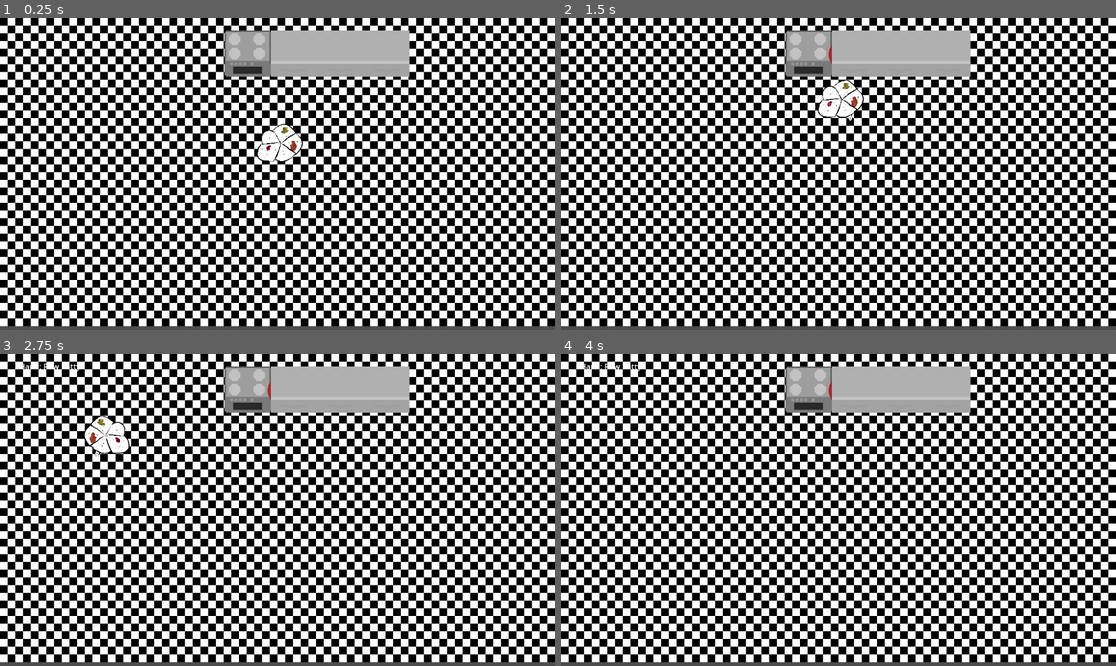
Above: before the commit, frames 1-4 (two rows, left to right).
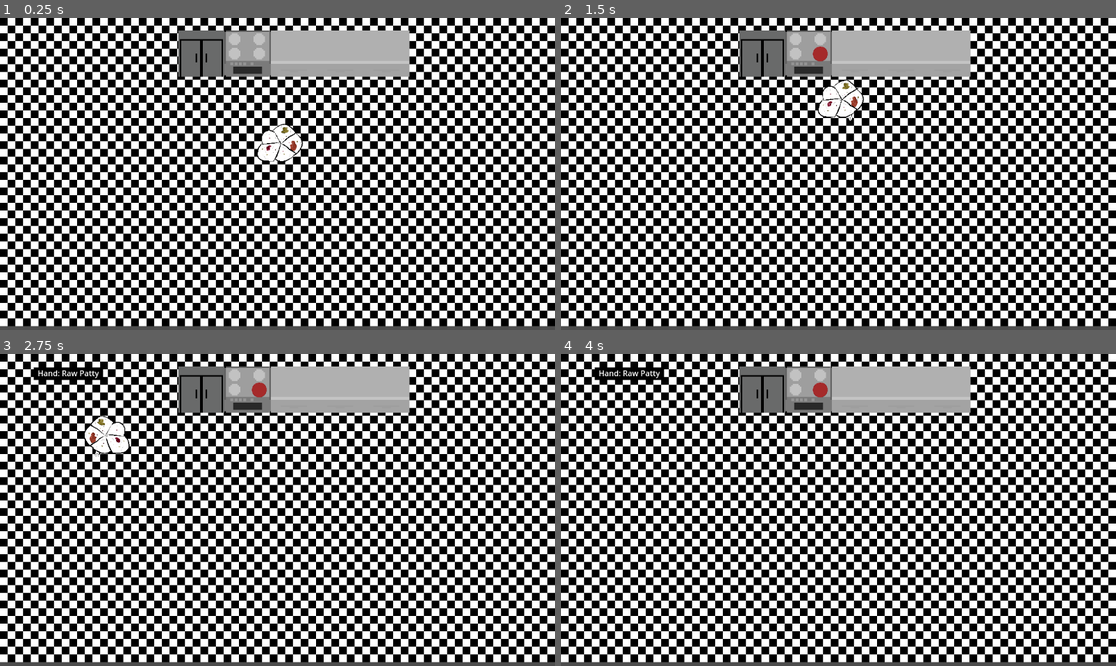
Above: after the commit, the same moments.

Repository: sunturtle1/The-Last-Bun
Game: Godot game, scene res://main.tscn
Same seed, same stepped clock (60 frames per second), same inputs: the game is played once before the commit and once after it.
Inputs:
- Up to frame 1 (0.25 s): no input
- Up to frame 2 (1.5 s): tap Enter at 0.5 s; hold W (up) from 0.53 s (still down); tap E (interact) at 0.6, 1.35 s; tap Space at 1.25 s
- Up to frame 3 (2.75 s): tap Enter at 2 s; release W (up) at 2.03 s; hold A (left) from 2.03 s (still down); tap F (take_patty) at 2.1 s; tap E (interact) at 2.3 s
- Up to frame 4 (4 s): tap E (interact) at 2.85, 3.6 s; tap Space at 3.5 s; release A (left) at 3.53 s; hold S (down) from 3.53 s (still down)

The runs differ from the first frame. In frame 1, 1.2% of the frame differs, in the area x 32-41%, y 4-19%; in frame 2, 1.3%; in frame 3, 1.7%, in the area x 4-49%, y 3-19%; in frame 4, 1.7%.

Commit message:
last commit of first day

Diff:
--- a/counter.gd
+++ b/counter.gd
@@ -1,6 +1,12 @@
 extends Node
-@export var current_item = null
-
+@onready var item_sprite = $Sprite2D
+@onready var interaction_area = $Area2D/CollisionShape2D
+@export var current_item = ""
+var is_player_in_range = false
+var item_textures = {
+	"Raw Patty": preload("res://images/nyershusi.png"),
+	"Cooked Patty": preload("res://images/husi.png"),
+}
 
 # Called when the node enters the scene tree for the first time.
 func _ready() -> void:
@@ -10,3 +16,17 @@
 # Called every frame. 'delta' is the elapsed time since the previous frame.
 func _process(delta: float) -> void:
 	pass
+
+
+func _on_area_2d_body_entered(body: Node2D) -> void:
+	if body.name == "player":
+		is_player_in_range = true
+
+
+func _on_area_2d_body_exited(body: Node2D) -> void:
+	if body.name == "player":
+		is_player_in_range = false
+
+func place_item(item_name):
+	if current_item == "":
+		current_item = item_name
--- a/main.tscn
+++ b/main.tscn
@@ -1,11 +1,13 @@
-[gd_scene load_steps=10 format=4 uid="uid://blonexlb3jhe6"]
+[gd_scene load_steps=13 format=4 uid="uid://blonexlb3jhe6"]
 
 [ext_resource type="PackedScene" uid="uid://cvm5028ryhlx8" path="res://player.tscn" id="1_h2yge"]
 [ext_resource type="PackedScene" uid="uid://daks8wduxvr6i" path="res://oven.tscn" id="2_1bvp3"]
 [ext_resource type="PackedScene" uid="uid://dxs4nssfgn7fk" path="res://patty.tscn" id="4_1bvp3"]
 [ext_resource type="Texture2D" uid="uid://dmgeiyqtf2hfn" path="res://images/husi.png" id="4_lquwl"]
 [ext_resource type="Texture2D" uid="uid://ci3dg3g70lje7" path="res://images/Sprite-0003.png" id="5_lquwl"]
+[ext_resource type="Script" uid="uid://bbmbf2xnlgetm" path="res://counter.gd" id="6_5vw27"]
 [ext_resource type="Texture2D" uid="uid://dxgmf2fe65aau" path="res://images/counter.png" id="6_7mycd"]
+[ext_resource type="Texture2D" uid="uid://dvxhmpraoiso1" path="res://images/hutofixed.png" id="7_272bh"]
 
 [sub_resource type="TileSetAtlasSource" id="TileSetAtlasSource_7mycd"]
 texture = ExtResource("5_lquwl")
@@ -80,6 +82,9 @@
 [sub_resource type="RectangleShape2D" id="RectangleShape2D_272bh"]
 size = Vector2(32, 32)
 
+[sub_resource type="RectangleShape2D" id="RectangleShape2D_kek77"]
+size = Vector2(30, 15.333336)
+
 [node name="main" type="Node2D"]
 
 [node name="player" parent="." instance=ExtResource("1_h2yge")]
@@ -96,13 +101,25 @@
 scale = Vector2(0.70353985, 0.7242991)
 texture = ExtResource("4_lquwl")
 
-[node name="CanvasLayer" type="CanvasLayer" parent="."]
+[node name="Control" type="Control" parent="."]
+layout_mode = 3
+anchors_preset = 0
+offset_left = 70.0
+offset_top = 28.0
+offset_right = 110.0
+offset_bottom = 68.0
 
-[node name="CurrentItemLabel" type="Label" parent="CanvasLayer"]
-offset_left = 40.0
-offset_top = 14.0
-offset_right = 80.0
-offset_bottom = 37.0
+[node name="CanvasLayer" type="CanvasLayer" parent="Control"]
+
+[node name="RichTextLabel" type="RichTextLabel" parent="Control/CanvasLayer"]
+offset_left = 70.0
+offset_top = 28.0
+offset_right = 110.0
+offset_bottom = 68.0
+bbcode_enabled = true
+fit_content = true
+scroll_active = false
+autowrap_mode = 0
 
 [node name="TileMapLayer" type="TileMapLayer" parent="."]
 z_index = -2
@@ -112,12 +129,29 @@
 [node name="Counter" type="StaticBody2D" parent="."]
 position = Vector2(610, 74)
 scale = Vector2(3, 3)
-metadata/_edit_group_ = true
+script = ExtResource("6_5vw27")
 
 [node name="Sprite2D" type="Sprite2D" parent="Counter"]
 texture = ExtResource("6_7mycd")
 
 [node name="CollisionShape2D" type="CollisionShape2D" parent="Counter"]
+shape = SubResource("RectangleShape2D_272bh")
+
+[node name="Area2D" type="Area2D" parent="Counter"]
+
+[node name="CollisionShape2D" type="CollisionShape2D" parent="Counter/Area2D"]
+position = Vector2(1, 20.333332)
+shape = SubResource("RectangleShape2D_kek77")
+
+[node name="Fridge" type="StaticBody2D" parent="."]
+position = Vector2(418.00003, 74)
+scale = Vector2(3, 3)
+metadata/_edit_group_ = true
+
+[node name="Sprite2D" type="Sprite2D" parent="Fridge"]
+texture = ExtResource("7_272bh")
+
+[node name="CollisionShape2D" type="CollisionShape2D" parent="Fridge"]
 shape = SubResource("RectangleShape2D_272bh")
 
 [node name="Counter2" type="StaticBody2D" parent="."]
@@ -141,3 +175,7 @@
 
 [node name="CollisionShape2D" type="CollisionShape2D" parent="Counter3"]
 shape = SubResource("RectangleShape2D_272bh")
+
+[connection signal="body_entered" from="Counter/Area2D" to="Counter" method="_on_area_2d_body_entered"]
+[connection signal="body_exited" from="Counter/Area2D" to="player" method="_on_area_2d_body_exited"]
+[connection signal="body_exited" from="Counter/Area2D" to="Counter" method="_on_area_2d_body_exited"]
--- a/oven.gd
+++ b/oven.gd
@@ -2,7 +2,7 @@
 
 @onready var timer = $Timer
 @onready var player = $".."/player
-
+@onready var spawn_point = $PattySpawnPoint
 var patty_scene = preload("res://patty.tscn")
 var current_patty: Node2D = null
 var is_patty_on_oven = false
@@ -22,7 +22,7 @@
 	if not is_patty_on_oven and is_player_near_oven:
 		current_patty = patty_scene.instantiate()
 		add_child(current_patty)
-		current_patty.position = Vector2(0, 0)
+		current_patty.global_position = spawn_point.global_position
 
 		# set to raw
 		var sprite = current_patty.get_node("Sprite2D")
--- a/oven.tscn
+++ b/oven.tscn
@@ -10,7 +10,7 @@
 size = Vector2(37, 14)
 
 [node name="oven" type="StaticBody2D"]
-position = Vector2(542, 75)
+position = Vector2(494, 71)
 script = ExtResource("1_my181")
 
 [node name="CollisionShape2D" type="CollisionShape2D" parent="."]
@@ -32,6 +32,9 @@
 position = Vector2(-2.5, -11)
 shape = SubResource("RectangleShape2D_my181")
 
+[node name="PattySpawnPoint" type="Marker2D" parent="."]
+position = Vector2(-15, 0)
+
 [connection signal="timeout" from="Timer" to="." method="_on_timer_timeout"]
 [connection signal="body_entered" from="InteractionArea" to="." method="_on_interaction_area_body_entered"]
 [connection signal="body_exited" from="InteractionArea" to="." method="_on_interaction_area_body_exited"]
--- a/patty.tscn
+++ b/patty.tscn
@@ -5,7 +5,7 @@
 [node name="patty" type="Node2D"]
 
 [node name="Sprite2D" type="Sprite2D" parent="."]
-scale = Vector2(0.365, 0.365)
+scale = Vector2(0.2, 0.2)
 texture = ExtResource("1_m14o5")
 region_rect = Rect2(3.1900024, 6.5550003, 148, 125.99999)
 region_filter_clip_enabled = true
--- a/player.gd
+++ b/player.gd
@@ -1,6 +1,6 @@
 extends CharacterBody2D
 @export var speed: float = 500.0
-@onready var item_label = $".."/CanvasLayer/CurrentItemLabel
+@onready var item_label = $".."/Control/CanvasLayer/RichTextLabel
 @onready var anim = $AnimatedSprite2D
 @onready var oven = $".."/oven
 @export var CurrentItem = ""
@@ -34,4 +34,4 @@
 	if CurrentItem == "":
 		item_label.text = "Hand: Empty"
 	else:
-		item_label.text = "Hand: %s" % CurrentItem
+		item_label.text = "[bgcolor=black][color=white]  Hand: %s  [/color][/bgcolor]" % CurrentItem
Binary file added: images/hutofixed.png
Not shown, added: images/hutofixed.png.import
